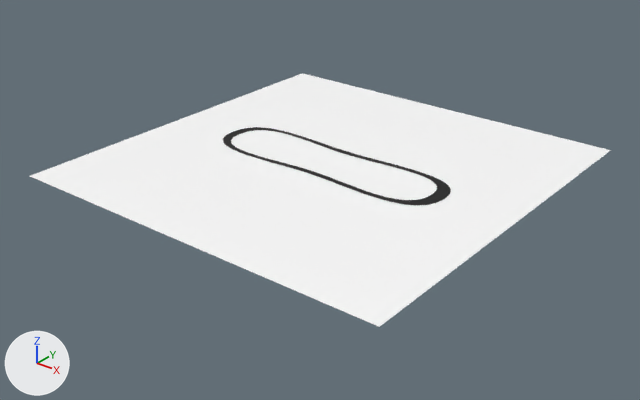
The COLLADA model models/black_line/meshes/black_line.dae, before and after one commit.
Before and after are seen from a camera (50 mm lens) standing at (7.57, -9.7, 5.34) and looking at (0.04, -0.28, -0.5). Arrows for +X, +Y and +Z are at lower left; the lights stay in place. Where no turn or scale is listed for an object, it has been applied to the vertices.

In view in the first picture: 'BezierCircle'.
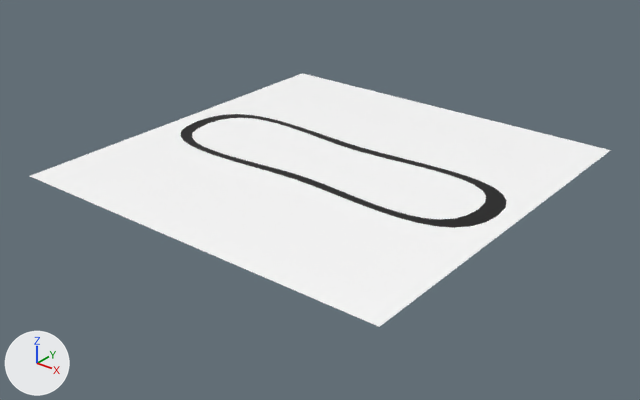
Pixel boxes (x1, y1, x2, y2) of what changed, in the pictures (640 x 400 px; the box of a moved part takes in the faces that stretch with it):
part 1 of me_beziercircle_001, moved or reshaped
    before: (223, 127, 451, 205)
    after: (181, 114, 507, 228)

The change, as a list of edits to the scene's bpy script:
```text
Change me_beziercircle_001:
    where me_beziercircle_001.from_pydata(...)  # 100 vertices, 98 faces; spans x -3.12..3.12, y -3.12..3.12, z 0.0
    used by ob_beziercircle; location = (0.0, 0.0, 0.01)
    me_beziercircle_001 part 1: the loose piece of 96 vertices spanning x -2.02..2.02, y -0.56..0.56, z 0.0 is scaled about its middle by (1.4, 1.56, 1)
```
